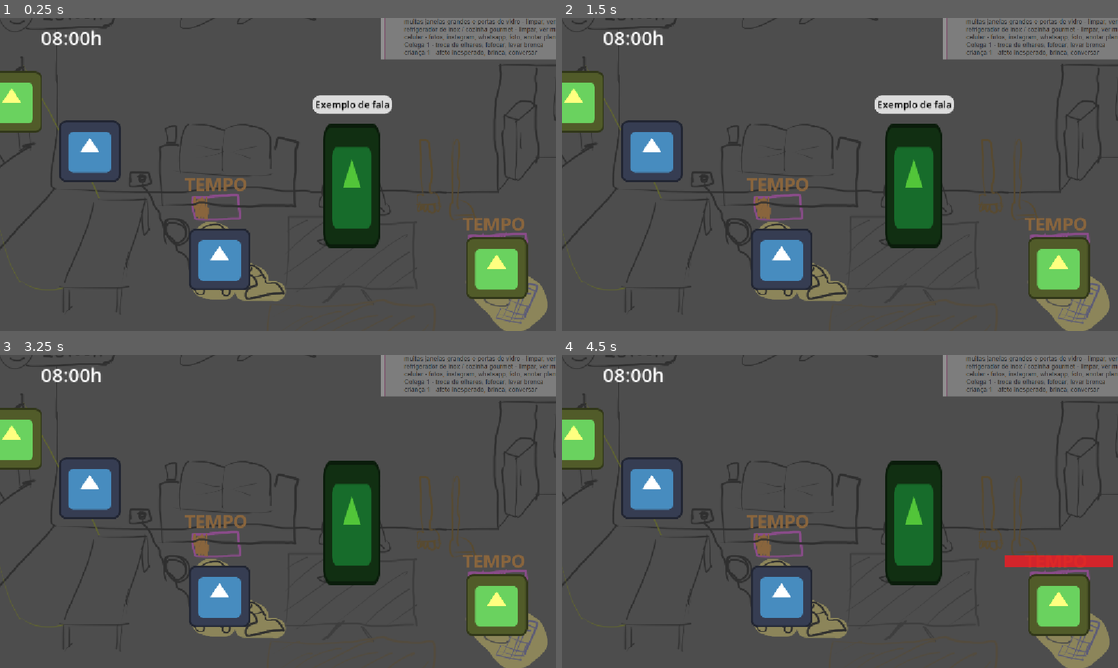
Above: before the commit, frames 1-4 (two rows, left to right).
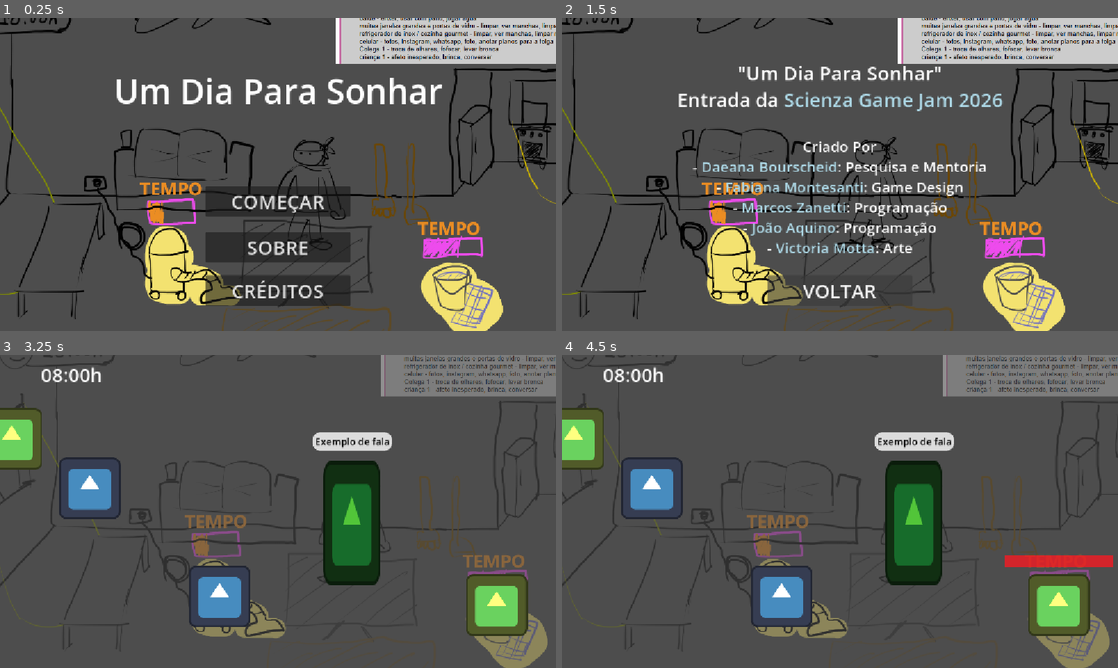
Above: after the commit, the same moments.

Repository: marcnetts/Scienza-Game-Jam
Game: Godot game, scene res://scenes/gameplay_menu_principal.tscn
Same seed, same stepped clock (60 frames per second), same inputs: the game is played once before the commit and once after it. Before the commit the project starts from res://scenes/gameplay_sala.tscn. The engine's default icon, where the game draws it, is replaced by a stand-in: a white triangle on a blue panel in a dark square.
Inputs (mouse positions are in pixels of both pictures, inside the frame that each line leads up to):
- Up to frame 1 (0.25 s): no input
- Up to frame 2 (1.5 s): click (840, 246) at 0.5 s, where only the run after the commit has a clickable "SOBRE"; click (840, 290) at 1.25 s, where only the run after the commit has a clickable "CRÉDITOS"
- Up to frame 3 (3.25 s): click (278, 627) at 2 s, where only the run after the commit has a clickable "VOLTAR"; click (278, 539) at 2.75 s, where only the run after the commit has a clickable "COMEÇAR"
- Up to frame 4 (4.5 s): tap Enter at 3.5 s; move the mouse to (778, 596) at 3.52 s; click (778, 596) at 3.67 s; tap Space at 4.25 s; move the mouse to (1056, 605) at 4.27 s; click (1056, 605) at 4.42 s

The runs differ from the first frame. In frame 1, 37% of the frame differs, in the area x 0-100%, y 0-100%; in frame 2, 35%; in frame 3, 0.8%; in frame 4, 0.8%.

Commit message:
Menu inicial e créditos

Diff:
--- a/project.godot
+++ b/project.godot
@@ -11,7 +11,7 @@
 [application]
 
 config/name="Scienza Game Jam"
-run/main_scene="uid://dkvejdliswgii"
+run/main_scene="uid://yj2ltqdo66f3"
 config/features=PackedStringArray("4.7", "Forward Plus")
 config/icon="res://icon.svg"
 
--- /dev/null
+++ b/scenes/gameplay_creditos.tscn
@@ -0,0 +1,90 @@
+[gd_scene format=3 uid="uid://bpmxd6u3j5ndc"]
+
+[ext_resource type="Script" uid="uid://6hj64yby8ka7" path="res://scripts/menu_principal.gd" id="1_7rhxs"]
+[ext_resource type="Texture2D" uid="uid://bwcsp7ovupcnj" path="res://assets/scienza jam cena salao.png" id="2_bry4a"]
+
+[node name="MenuCreditos" type="Control" unique_id=226209167]
+layout_mode = 3
+anchors_preset = 15
+anchor_right = 1.0
+anchor_bottom = 1.0
+grow_horizontal = 2
+grow_vertical = 2
+script = ExtResource("1_7rhxs")
+
+[node name="AspectRatioContainer" type="AspectRatioContainer" parent="." unique_id=1876568022]
+layout_mode = 1
+anchors_preset = 8
+anchor_left = 0.5
+anchor_top = 0.5
+anchor_right = 0.5
+anchor_bottom = 0.5
+offset_top = -20.0
+offset_bottom = -20.0
+grow_horizontal = 2
+grow_vertical = 2
+
+[node name="Fundo" type="Sprite2D" parent="AspectRatioContainer" unique_id=1315327185]
+texture = ExtResource("2_bry4a")
+
+[node name="RichTextLabel" type="RichTextLabel" parent="." unique_id=1941428190]
+layout_mode = 1
+anchors_preset = 8
+anchor_left = 0.5
+anchor_top = 0.5
+anchor_right = 0.5
+anchor_bottom = 0.5
+offset_left = -337.5
+offset_top = -238.0
+offset_right = 337.5
+offset_bottom = -128.0
+grow_horizontal = 2
+grow_vertical = 2
+theme_override_font_sizes/normal_font_size = 40
+bbcode_enabled = true
+text = "\"Um Dia Para Sonhar\"
+Entrada da [color=lightblue]Scienza Game Jam 2026[/color]"
+fit_content = true
+autowrap_mode = 0
+horizontal_alignment = 1
+
+[node name="RichTextLabel3" type="RichTextLabel" parent="." unique_id=751729909]
+layout_mode = 1
+anchors_preset = 5
+anchor_left = 0.5
+anchor_right = 0.5
+offset_left = -433.0
+offset_top = 244.0
+offset_right = 433.0
+offset_bottom = 496.0
+grow_horizontal = 2
+theme_override_font_sizes/normal_font_size = 30
+bbcode_enabled = true
+text = "Criado Por
+- [color=lightblue]Daeana Bourscheid[/color]: Pesquisa e Mentoria
+- [color=lightblue]Fabiana Montesanti[/color]: Game Design
+- [color=lightblue]Marcos Zanetti[/color]: Programação
+- [color=lightblue]João Aquino[/color]: Programação
+- [color=lightblue]Victoria Motta[/color]: Arte"
+fit_content = true
+autowrap_mode = 0
+horizontal_alignment = 1
+
+[node name="ButtonVoltar" type="Button" parent="." unique_id=272793230]
+custom_minimum_size = Vector2(300, 0)
+layout_mode = 1
+anchors_preset = 8
+anchor_left = 0.5
+anchor_top = 0.5
+anchor_right = 0.5
+anchor_bottom = 0.5
+offset_left = -89.5
+offset_top = 209.0
+offset_right = 89.5
+offset_bottom = 272.0
+grow_horizontal = 2
+grow_vertical = 2
+theme_override_font_sizes/font_size = 40
+text = "VOLTAR"
+
+[connection signal="pressed" from="ButtonVoltar" to="." method="_on_button_voltar_pressed"]
--- /dev/null
+++ b/scenes/gameplay_menu_principal.tscn
@@ -0,0 +1,101 @@
+[gd_scene format=3 uid="uid://yj2ltqdo66f3"]
+
+[ext_resource type="Texture2D" uid="uid://bwcsp7ovupcnj" path="res://assets/scienza jam cena salao.png" id="1_i85hu"]
+[ext_resource type="Script" uid="uid://6hj64yby8ka7" path="res://scripts/menu_principal.gd" id="1_mk4g1"]
+
+[node name="MenuPrincipal" type="Control" unique_id=226209167]
+layout_mode = 3
+anchors_preset = 15
+anchor_right = 1.0
+anchor_bottom = 1.0
+grow_horizontal = 2
+grow_vertical = 2
+script = ExtResource("1_mk4g1")
+
+[node name="AspectRatioContainer" type="AspectRatioContainer" parent="." unique_id=1876568022]
+layout_mode = 1
+anchors_preset = 8
+anchor_left = 0.5
+anchor_top = 0.5
+anchor_right = 0.5
+anchor_bottom = 0.5
+offset_top = -20.0
+offset_bottom = -20.0
+grow_horizontal = 2
+grow_vertical = 2
+
+[node name="Fundo" type="Sprite2D" parent="AspectRatioContainer" unique_id=1315327185]
+texture = ExtResource("1_i85hu")
+
+[node name="ButtonComeçar" type="Button" parent="." unique_id=989603119]
+custom_minimum_size = Vector2(300, 0)
+layout_mode = 1
+anchors_preset = 8
+anchor_left = 0.5
+anchor_top = 0.5
+anchor_right = 0.5
+anchor_bottom = 0.5
+offset_left = -89.5
+offset_top = 24.0
+offset_right = 89.5
+offset_bottom = 87.0
+grow_horizontal = 2
+grow_vertical = 2
+theme_override_font_sizes/font_size = 40
+text = "COMEÇAR"
+
+[node name="ButtonSobre" type="Button" parent="." unique_id=946274435]
+custom_minimum_size = Vector2(300, 0)
+layout_mode = 1
+anchors_preset = 8
+anchor_left = 0.5
+anchor_top = 0.5
+anchor_right = 0.5
+anchor_bottom = 0.5
+offset_left = -89.5
+offset_top = 119.0
+offset_right = 89.5
+offset_bottom = 182.0
+grow_horizontal = 2
+grow_vertical = 2
+theme_override_font_sizes/font_size = 40
+text = "SOBRE"
+
+[node name="ButtonCreditos" type="Button" parent="." unique_id=1390609593]
+custom_minimum_size = Vector2(300, 0)
+layout_mode = 1
+anchors_preset = 8
+anchor_left = 0.5
+anchor_top = 0.5
+anchor_right = 0.5
+anchor_bottom = 0.5
+offset_left = -89.5
+offset_top = 209.0
+offset_right = 89.5
+offset_bottom = 272.0
+grow_horizontal = 2
+grow_vertical = 2
+theme_override_font_sizes/font_size = 40
+text = "CRÉDITOS"
+
+[node name="RichTextLabel" type="RichTextLabel" parent="." unique_id=1941428190]
+layout_mode = 1
+anchors_preset = 8
+anchor_left = 0.5
+anchor_top = 0.5
+anchor_right = 0.5
+anchor_bottom = 0.5
+offset_left = -340.5
+offset_top = -221.0
+offset_right = 340.5
+offset_bottom = -125.0
+grow_horizontal = 2
+grow_vertical = 2
+theme_override_font_sizes/normal_font_size = 70
+text = "Um Dia Para Sonhar"
+fit_content = true
+autowrap_mode = 0
+horizontal_alignment = 1
+
+[connection signal="pressed" from="ButtonComeçar" to="." method="_on_button_começar_pressed"]
+[connection signal="pressed" from="ButtonCreditos" to="." method="_on_button_creditos_pressed"]
--- /dev/null
+++ b/scripts/menu_principal.gd
@@ -0,0 +1,11 @@
+extends Control
+
+func _on_button_começar_pressed() -> void:
+	get_tree().change_scene_to_file("res://scenes/gameplay_sala.tscn")
+
+func _on_button_creditos_pressed() -> void:
+	get_tree().change_scene_to_file("res://scenes/gameplay_creditos.tscn")
+
+
+func _on_button_voltar_pressed() -> void:
+	get_tree().change_scene_to_file("res://scenes/gameplay_menu_principal.tscn")
Not shown, added: scripts/menu_principal.gd.uid
